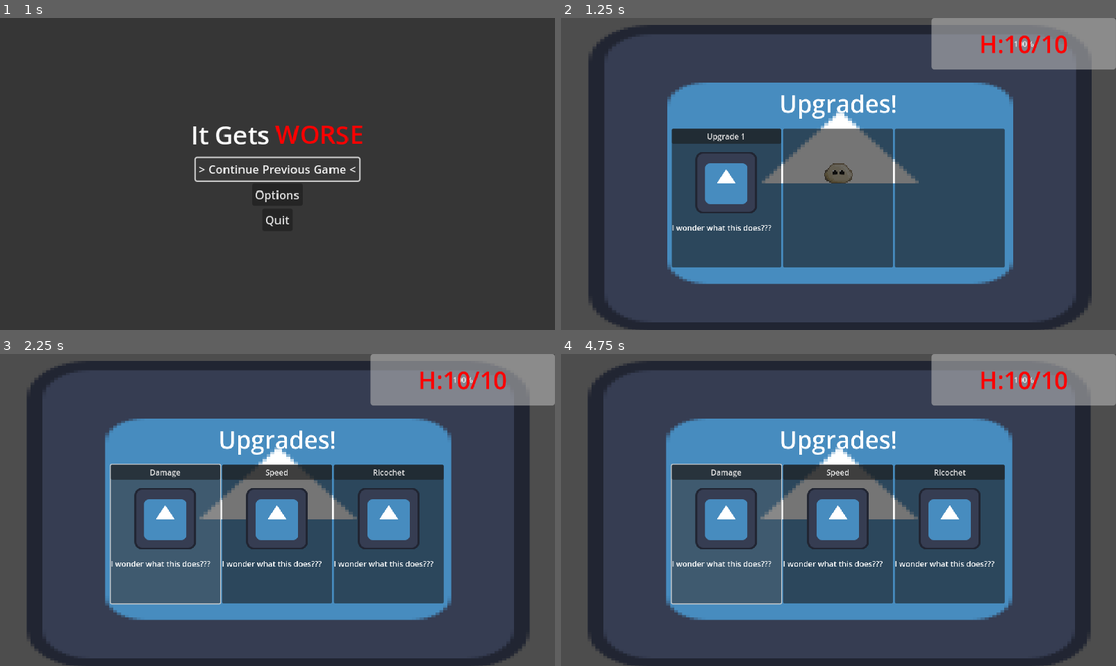
Above: before the commit, frames 1-4 (two rows, left to right).
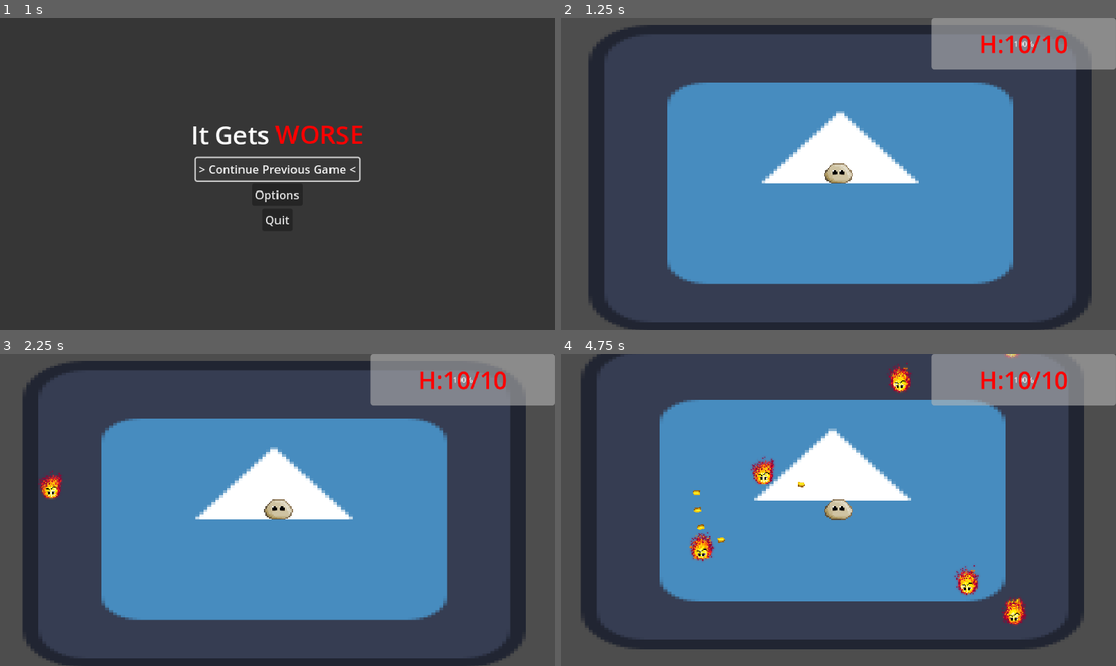
Above: after the commit, the same moments.

Repository: PixelSaver/it-gets-worse
Game: Godot game, scene res://UI/main_menu.tscn
Two runs of this game, one before a commit and one after it. Both use one fixed random seed, a clock stepped at 60 frames per second and the inputs below. The engine's default icon, where the game draws it, is replaced by a stand-in: a white triangle on a blue panel in a dark square.
Inputs (mouse positions are in pixels of both pictures, inside the frame that each line leads up to):
- Up to frame 1 (1 s): click "> Continue Previous Game <" at 0.5 s
- Up to frame 2 (1.25 s): no input
- Up to frame 3 (2.25 s): tap Enter at 1.25 s; move the mouse to (399, 494) at 1.27 s; hold D (right) 1.28-2 s; tap U (u) at 1.35 s; click (166, 534) at 2.02 s
- Up to frame 4 (4.75 s): click (838, 534) at 2.77 s; move the mouse to (727, 525) at 3.52 s; hold S (down) 3.53-4.25 s; click (727, 525) at 3.6 s; tap U (u) at 3.8 s; click (727, 534) at 4.27 s

Frame 1 is identical in both runs. In frame 2, 26% of the frame differs, in the area x 19-80%, y 24-80%; in frame 3, 29%; in frame 4, 45%, in the area x 3-96%, y 0-100%.

Commit message:
allows upgrade menu to end

Diff:
--- a/Scenes/enemy.tscn
+++ b/Scenes/enemy.tscn
@@ -8,10 +8,10 @@
 
 [sub_resource type="CircleShape2D" id="CircleShape2D_1f0kj"]
 custom_solver_bias = 1.0
-radius = 60.0
+radius = 50.0
 
 [sub_resource type="CircleShape2D" id="CircleShape2D_ghaa6"]
-radius = 70.0
+radius = 60.0
 
 [sub_resource type="AtlasTexture" id="AtlasTexture_auwsv"]
 atlas = ExtResource("4_ghaa6")
@@ -173,5 +173,7 @@
 sprite_frames = SubResource("SpriteFrames_8cim4")
 animation = &"idle"
 autoplay = "idle"
+frame_progress = 0.816086
+offset = Vector2(0.705, -2.555)
 
 [connection signal="area_entered" from="HitboxComponent" to="." method="_on_hitbox_component_area_entered"]
--- a/Scenes/main.tscn
+++ b/Scenes/main.tscn
@@ -111,6 +111,7 @@
 mouse_filter = 2
 
 [node name="UpgradePanel" type="VBoxContainer" parent="UI/Control"]
+visible = false
 layout_mode = 1
 anchors_preset = -1
 anchor_left = 0.2
--- a/Scripts/Components/HealthComponent.gd
+++ b/Scripts/Components/HealthComponent.gd
@@ -1,7 +1,7 @@
 extends Node
 class_name HealthComponent
 
-@export var max_health := 10.0
+@export var max_health := 4.0
 var health : float
 signal health_changed(new_health:float)
 
--- a/UI/ui.gd
+++ b/UI/ui.gd
@@ -41,3 +41,10 @@
 		curr_upgrade_ui_scene.upgrade_text = curr_upgrade.upgrade_text
 		curr_upgrade_ui_scene.upgrade_image = curr_upgrade.texture
 		curr_upgrade_ui_scene.upgrade_description = curr_upgrade.upgrade_description
+
+		curr_upgrade_ui_scene.connect("pressed", Callable(hide_upgrade))
+
+func hide_upgrade():
+	upgrade_panel.hide()
+	upgrade_panel.release_focus()
+	get_tree().paused = false
